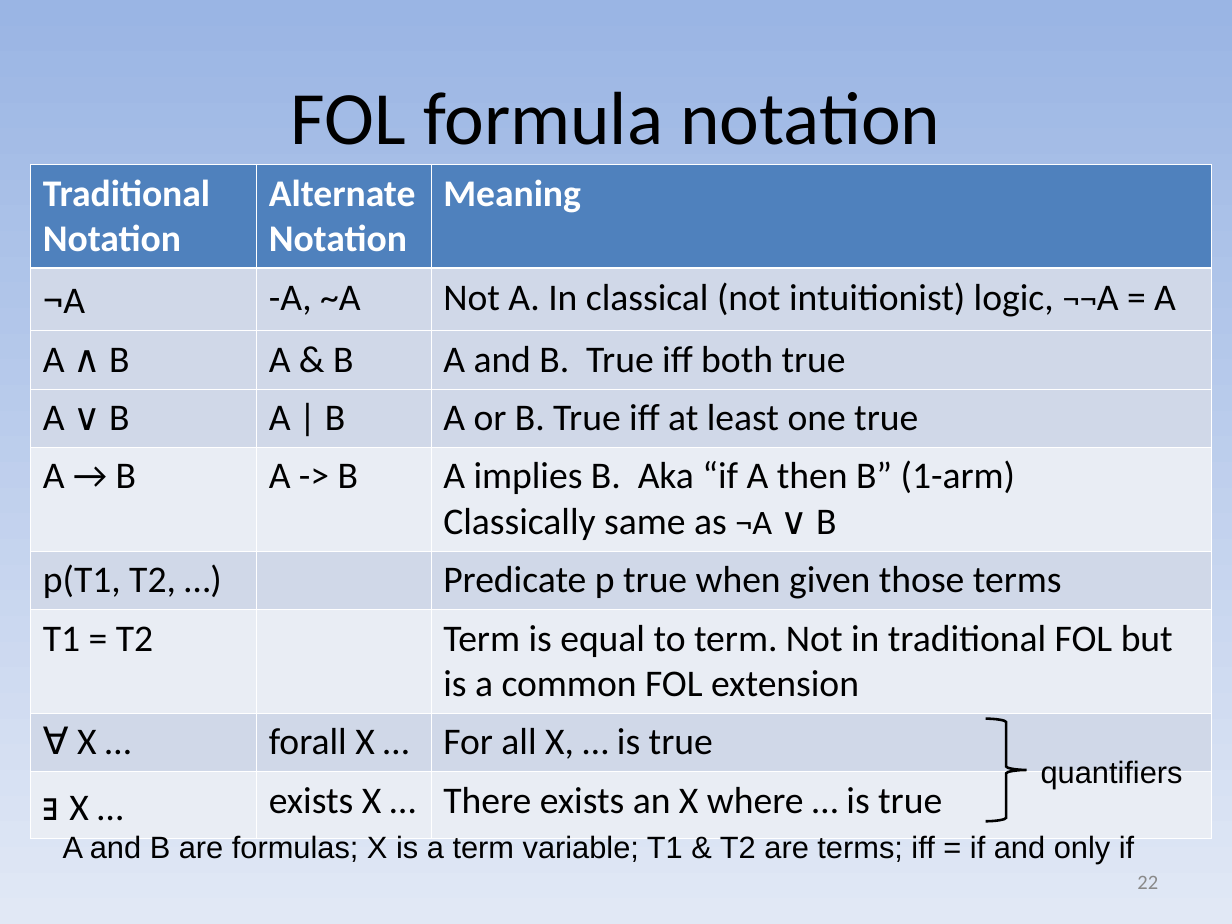
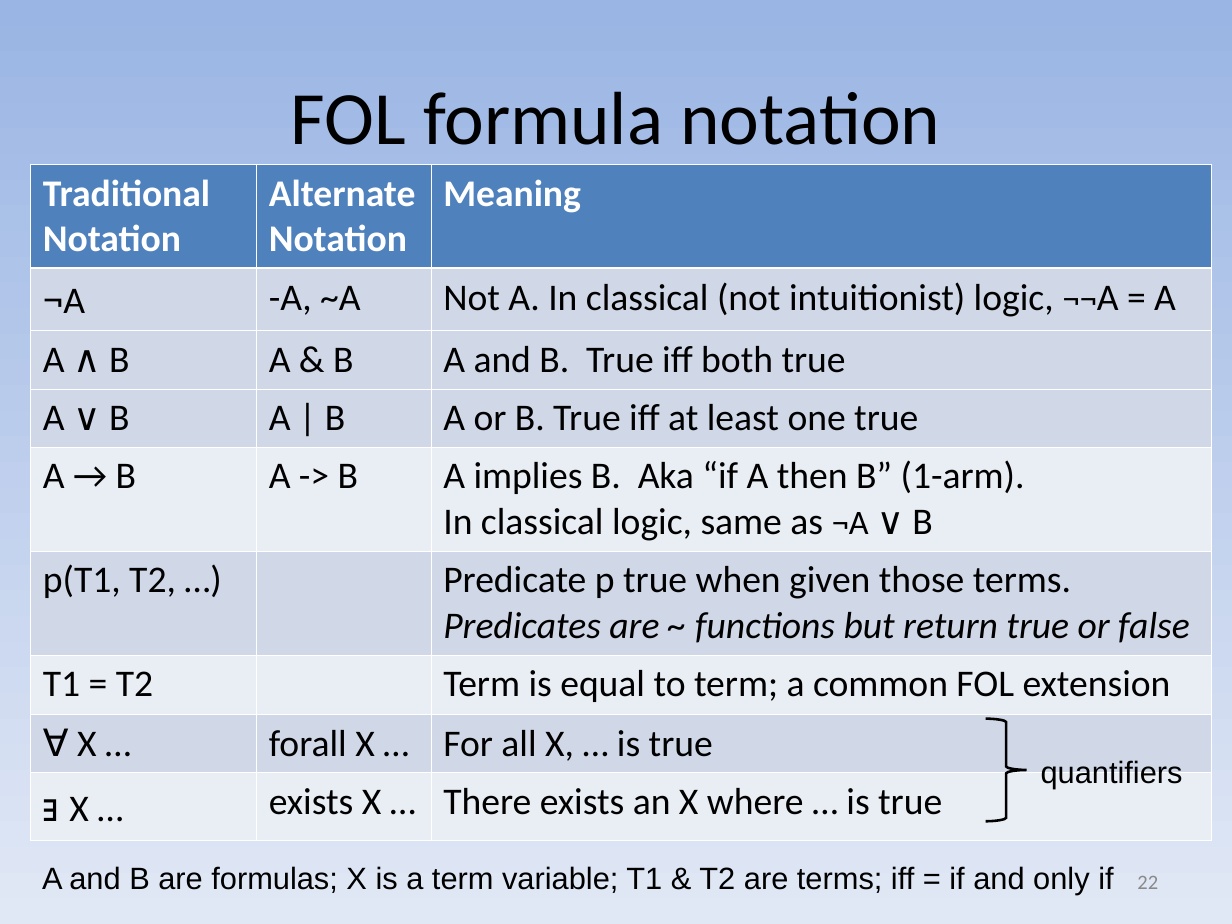
Before and after one commit to david-a-wheeler/david-a-wheeler.github.io, a slide deck: slide 22 of secure-class/presentations/Secure-Software-10-Formal-Methods.ppt. Drawn at 1232x924 pixels with LibreOffice and Linux fonts; fonts in the diff are those of the drawing. Boxes give left, top, right and bottom in pixels: in the first picture for what was removed or moved away, otherwise in the second. Text is boxed around its words. In the diff, an @@ line names an element or a change of style, - is before the commit and + after.

```diff
--- a/secure-class/presentations/Secure-Software-10-Formal-Methods.ppt
+++ b/secure-class/presentations/Secure-Software-10-Formal-Methods.ppt
@@ table at [31, 164, 1211, 825] @@
-row 5, column 3: A implies B. Aka “if A then B” (1-arm) Classically same as ¬A ∨ B
+row 5, column 3: A implies B. Aka “if A then B” (1-arm). In classical logic, same as ¬A ∨ B
-row 6, column 3: Predicate p true when given those terms
+row 6, column 3: Predicate p true when given those terms. Predicates are ~ functions but return true or false
-row 7, column 3: Term is equal to term. Not in traditional FOL but is a common FOL extension
+row 7, column 3: Term is equal to term; a common FOL extension
@@ text "A and B are formulas; ...": place and size @@
-text "A and B are formulas; ..." at [63, 835, 1134, 864]
+text "A and B are formulas; ..." at [42, 866, 1113, 894]
```
Also in this commit, not shown: 5 other slides changed, 2 slides added.
